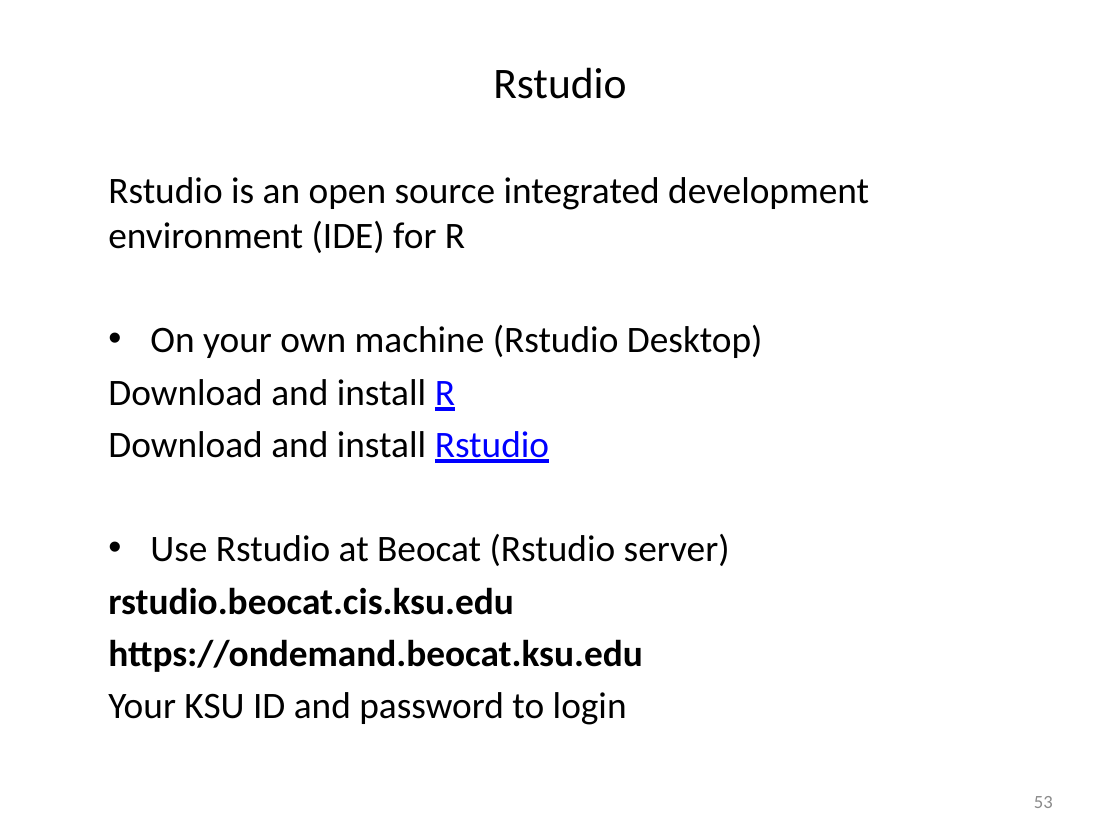
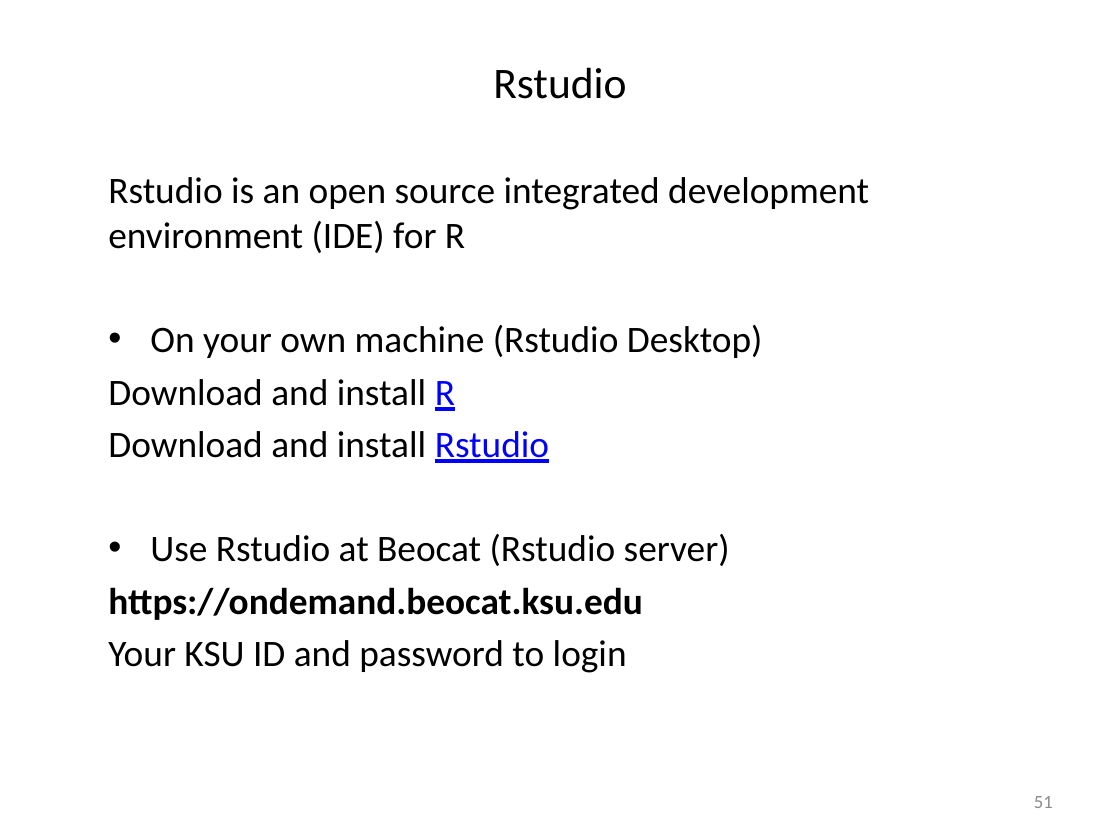
Before and after one commit to liu3zhenlab/teaching, a slide deck: slide 51 of PLPTH813Bioinformatis/2023/lectures/lecture04_R.pptx (slide 53 before the commit). Drawn at 1120x840 pixels with LibreOffice and Linux fonts; fonts in the diff are those of the drawing. Boxes give left, top, right and bottom in pixels: in the first picture for what was removed or moved away, otherwise in the second. Text is boxed around its words. In the diff, an @@ line names an element or a change of style, - is before the commit and + after.

```diff
--- a/PLPTH813Bioinformatis/2023/lectures/lecture04_R.pptx
+++ b/PLPTH813Bioinformatis/2023/lectures/lecture04_R.pptx
@@ text at bbox=[108, 587, 514, 615]: paragraph removed @@
-rstudio.beocat.cis.ksu.edu
@@ page number at bbox=[1034, 796, 1053, 808]: text changed @@
-53
+51
```
Also in this commit, not shown: 10 other slides changed, 2 slides removed.
